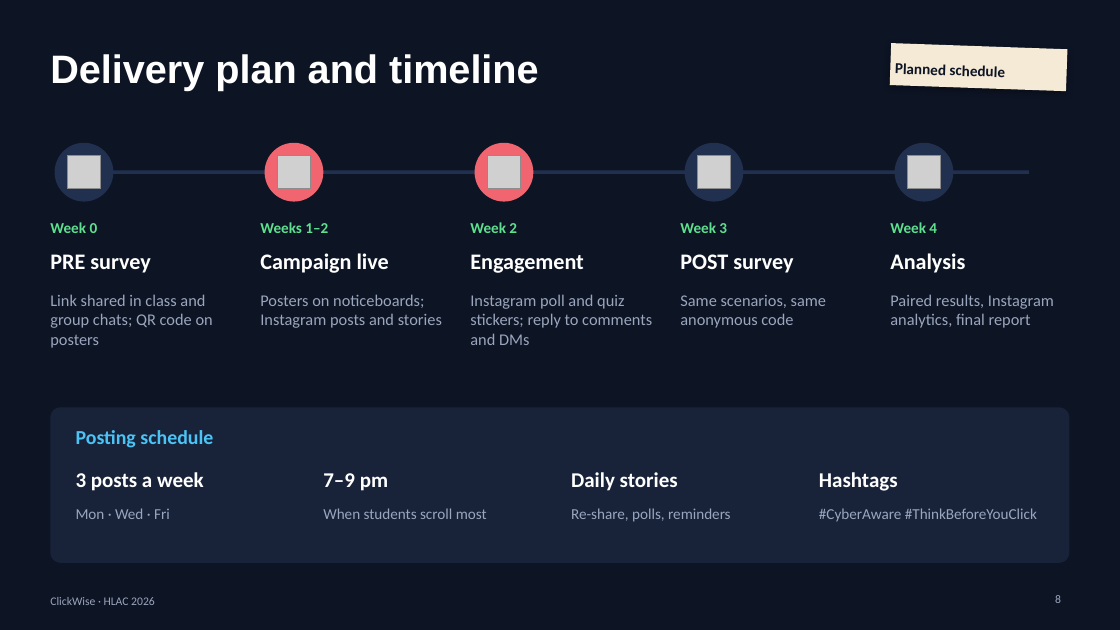
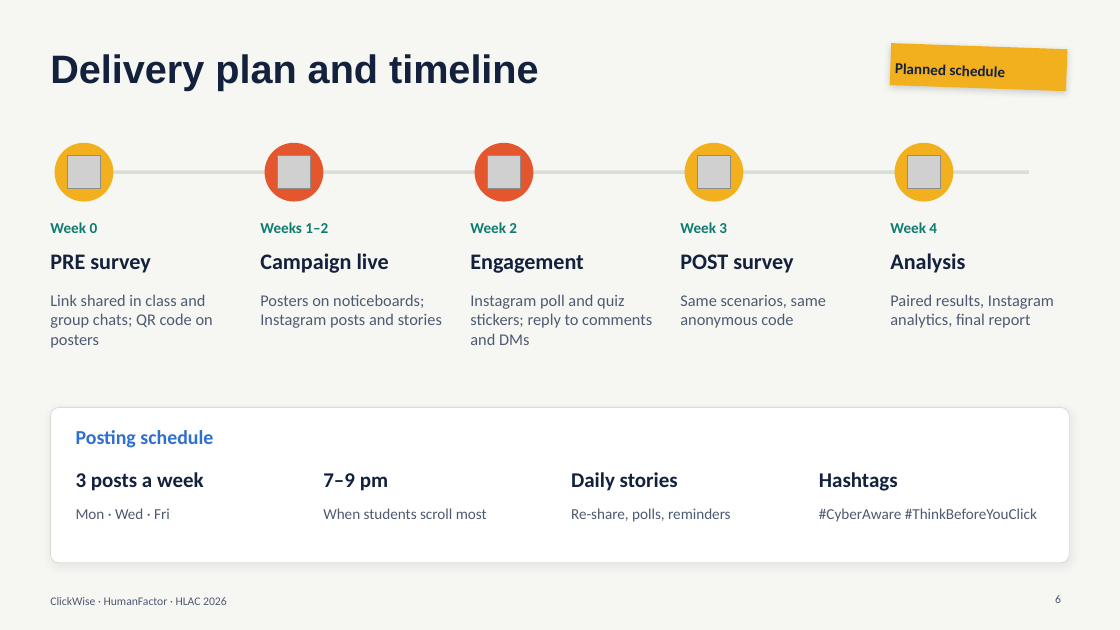
Before and after one commit to sokhiaryan/HumanFactor, a slide deck: slide 6 of ClickWise-presentation.pptx (slide 8 before the commit). Drawn at 1120x630 pixels with LibreOffice and Linux fonts; fonts in the diff are those of the drawing; grey boxes stand for pictures. Boxes give left, top, right and bottom in pixels: in the first picture for what was removed or moved away, otherwise in the second. Text is boxed around its words. In the diff, an @@ line names an element or a change of style, - is before the commit and + after.

```diff
--- a/ClickWise-presentation.pptx
+++ b/ClickWise-presentation.pptx
@@ background #0D1424 to #F6F7F2 @@
@@ rectangle "Planned schedule" at [890,43,1068,91]: text colour #0D1424 to #14213D; fill #F4EAD5 to #F2B01E; shadow changed @@
@@ ellipse at [265,143,323,202]: fill #F0656F to #E4572E @@
@@ ellipse at [475,143,534,202]: fill #F0656F to #E4572E @@
@@ fill #223050 to #F2B01E in 3 elements at [55,143,113,202], [685,143,744,202], [895,143,954,202] @@
@@ line (80, 172) - (1029, 172): stroke #223050 3 pt to #D9DED6 3 pt @@
@@ text colour #5EE08E to #0E7C70 in 5 elements at [50,222,98,233], [260,222,328,233], [470,222,517,233], [680,222,727,233], [890,222,937,233] @@
@@ rounded rectangle at [50,408,1070,563]: fill #18233A to #FFFFFF; outline none to #D9DED6 0.75 pt; shadow on; proportions changed @@
@@ text "Posting schedule" at [76,430,213,448]: text colour #4CC3F5 to #2F6FD0 @@
@@ text colour #FFFFFF to #14213D in 10 elements at [50,54,539,90], [50,254,150,273], [260,253,389,273], [470,254,583,273], [680,254,793,273], [890,253,965,273], [76,472,204,491], [323,473,388,491], [571,472,678,491], [819,472,898,491] @@
@@ text colour #9AA6BD to #4E5A72 in 9 elements at [50,294,213,348], [260,294,442,328], [470,294,652,345], [680,295,826,328], [890,294,1054,328], [76,508,170,519], [323,508,487,519], [571,508,731,522], [819,508,1037,522] @@
@@ text at [50,597,227,605]: text changed; text colour #9AA6BD to #4E5A72 @@
-ClickWise · HLAC 2026
+ClickWise · HumanFactor · HLAC 2026
@@ page number at [1055,595,1061,603]: text changed; text colour #9AA6BD to #4E5A72 @@
-8
+6
```
Also in this commit, not shown: 11 other slides changed, 8 slides added, 6 slides removed.
